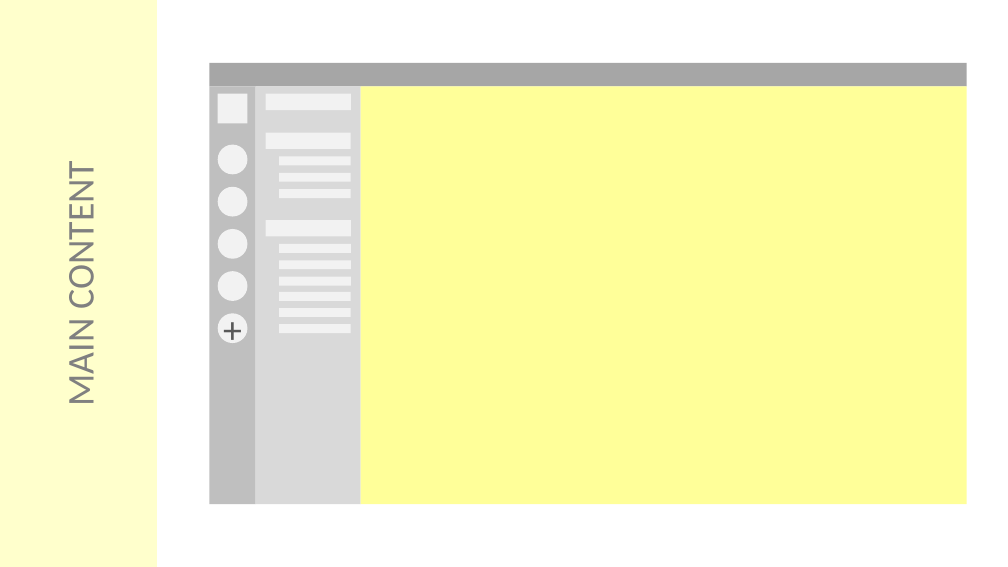
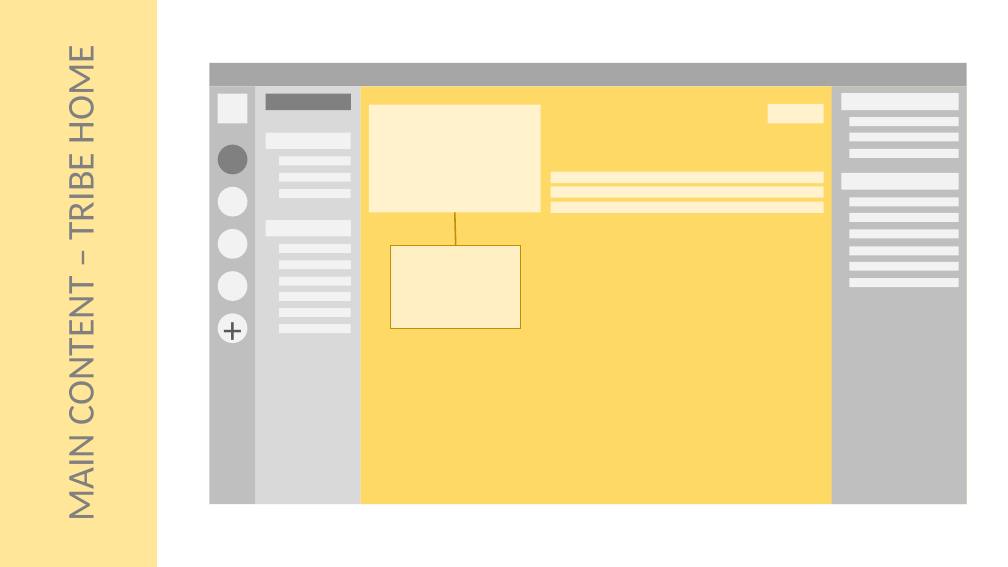
Before and after one commit to ash-uncover/juke-box, a slide deck: slide 38 of tribes-front/Concept.pptx (slide 36 before the commit). Drawn at 1008x567 pixels with LibreOffice and Linux fonts; fonts in the diff are those of the drawing. Boxes give left, top, right and bottom in pixels: in the first picture for what was removed or moved away, otherwise in the second. Text is boxed around its words. In the diff, an @@ line names an element or a change of style, - is before the commit and + after.

```diff
--- a/tribes-front/Concept.pptx
+++ b/tribes-front/Concept.pptx
@@ rectangle "MAIN CONTENT – TRIBE HOME" at <box>0,0,157,567</box>: fill #FFFFCC to #FFE699 @@
@@ text in rectangle at <box>58,54,104,518</box>: text changed @@
-MAIN CONTENT
+MAIN CONTENT – TRIBE HOME
@@ rectangle at <box>361,86,966,504</box>: fill #FFFF99 to #FFD966 @@
@@ rectangle added at <box>832,86,967,504</box>, fill #BFBFBF @@
@@ rectangle at <box>265,94,351,110</box>: fill #F2F2F2 to #808080 @@
@@ rectangle added at <box>369,105,541,212</box>, fill #FFF2CC @@
@@ rectangle added at <box>768,104,823,124</box>, fill #FFF2CC @@
@@ rectangle added at <box>842,93,959,110</box>, fill #F2F2F2 @@
@@ rectangle added at <box>849,117,959,126</box>, fill #F2F2F2 @@
@@ ellipse at <box>218,144,247,174</box>: fill #F2F2F2 to #808080 @@
@@ rectangle added at <box>849,132,959,141</box>, fill #F2F2F2 @@
@@ rectangle added at <box>849,149,959,158</box>, fill #F2F2F2 @@
@@ rectangle added at <box>551,172,823,183</box>, fill #FFF2CC @@
@@ rectangle added at <box>842,173,959,190</box>, fill #F2F2F2 @@
@@ rectangle added at <box>551,187,823,198</box>, fill #FFF2CC @@
@@ rectangle added at <box>551,202,823,213</box>, fill #FFF2CC @@
@@ rectangle added at <box>849,197,959,206</box>, fill #F2F2F2 @@
@@ line added from (455, 212) to (456, 246), #BF9000 1.5 pt @@
@@ rectangle added at <box>849,213,959,222</box>, fill #F2F2F2 @@
@@ rectangle added at <box>849,229,959,238</box>, fill #F2F2F2 @@
@@ rectangle added at <box>391,246,521,329</box>, fill #FFF2CC at 90% opacity, outline #BF9000 1 pt @@
@@ rectangle added at <box>849,247,959,256</box>, fill #F2F2F2 @@
@@ rectangle added at <box>849,262,959,271</box>, fill #F2F2F2 @@
@@ rectangle added at <box>849,278,959,287</box>, fill #F2F2F2 @@
```
Also in this commit, not shown: 13 other slides changed, 5 slides added, 2 slides removed, 39 other files.
